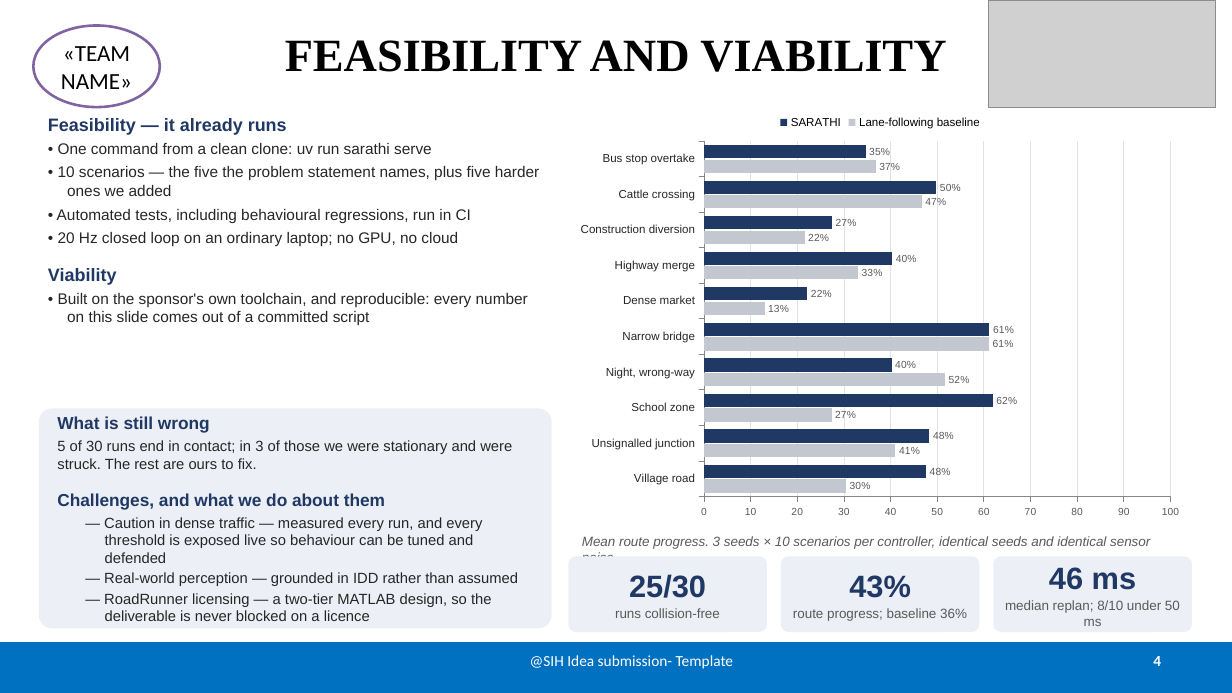
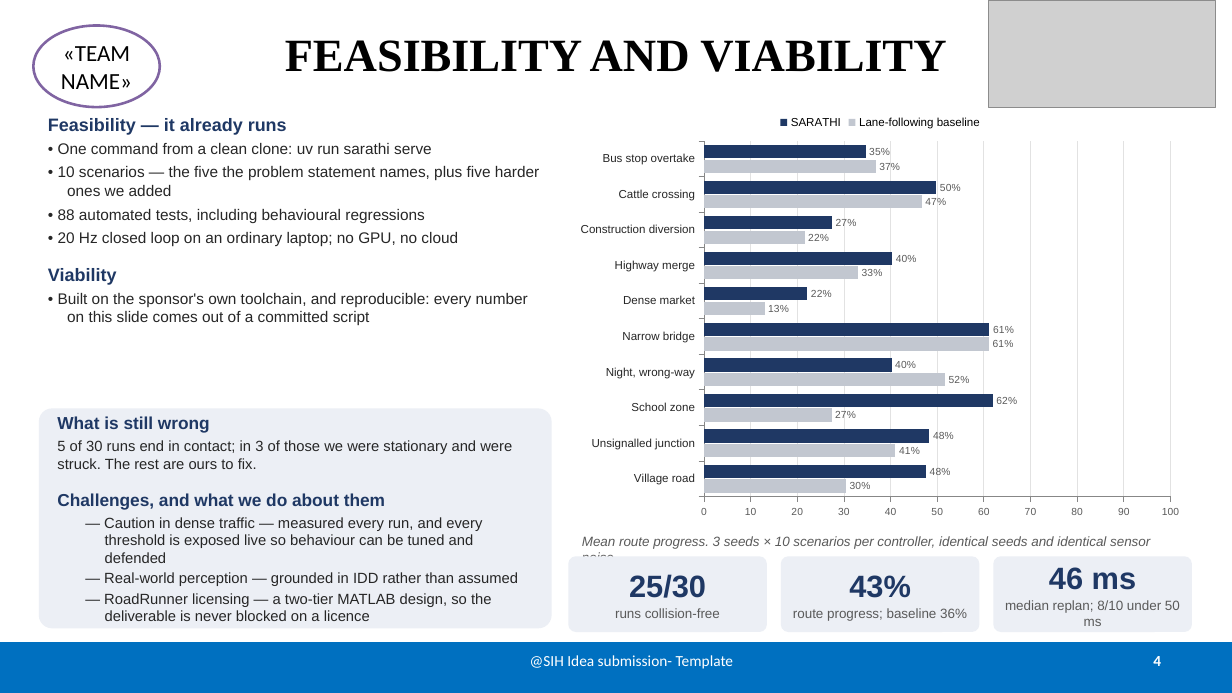
Before and after one commit to Paragraph1148/automated-driving, a slide deck: slide 4 of ppt/SARATHI_SIH26037_Idea_Submission.pptx. Drawn at 1232x693 pixels with LibreOffice and Linux fonts; fonts in the diff are those of the drawing; grey boxes stand for pictures. Boxes give left, top, right and bottom in pixels: in the first picture for what was removed or moved away, otherwise in the second. Text is boxed around its words. In the diff, an @@ line names an element or a change of style, - is before the commit and + after.

```diff
--- a/ppt/SARATHI_SIH26037_Idea_Submission.pptx
+++ b/ppt/SARATHI_SIH26037_Idea_Submission.pptx
@@ text at bbox=[58, 209, 424, 223]: text changed @@
-• Automated tests, including behavioural regressions, run in CI
+• 88 automated tests, including behavioural regressions
```
Also in this commit, not shown: 7 other files.
